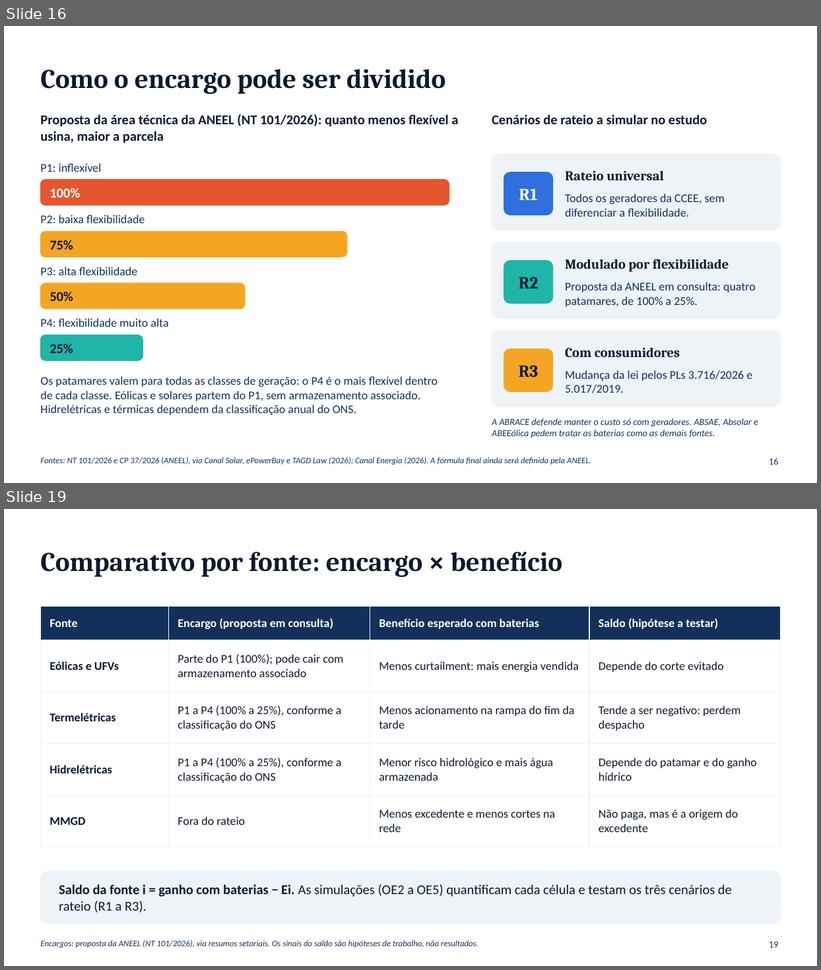
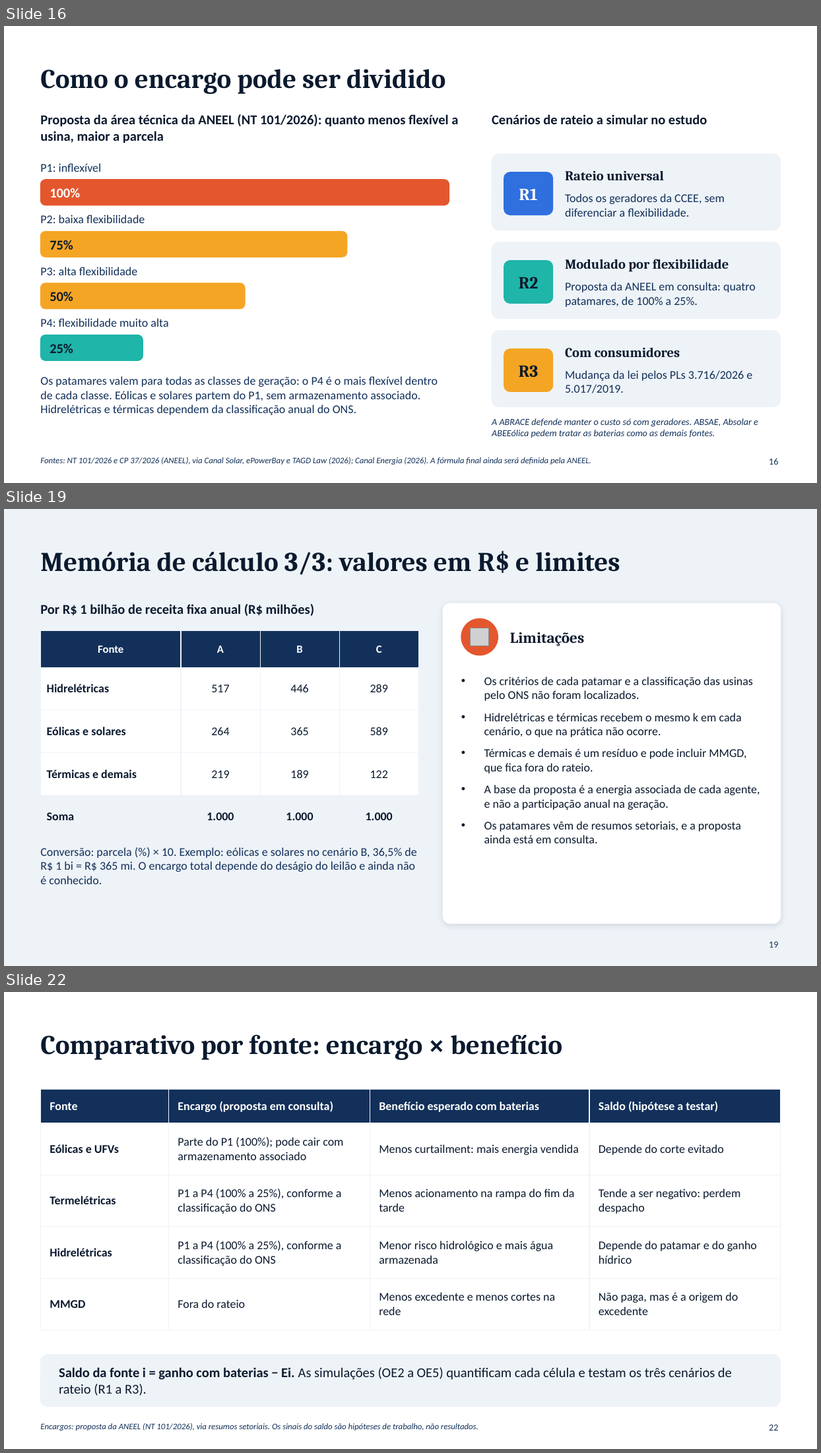
Before and after one commit to RonaldoSouza74/Instituto-de-Economia, a slide deck: Baterias_SIN_Economia_Setor_Eletrico_I.pptx. Shown one above the other, each under a label of ours: slides 16 and 19 before the commit, slides 16, 19 and 22 after it; the slides between them are not shown. The pictures are 821x970 and 821x1453 pixels, drawn with LibreOffice and Linux fonts; fonts in the diff are those of the drawing; grey boxes stand for pictures. Boxes give left, top, right and bottom in pixels: in the first picture for what was removed or moved away, otherwise in the second. Text is boxed around its words. In the diff, an @@ line names an element or a change of style, - is before the commit and + after.

```diff
--- a/Baterias_SIN_Economia_Setor_Eletrico_I.pptx
+++ b/Baterias_SIN_Economia_Setor_Eletrico_I.pptx
@@ slide 19 added at [4, 509, 817, 966], background #EEF3F8 @@
@@ title added at [40, 551, 620, 575], 32 pt, text #0B1A2E, bold @@
+Memória de cálculo 3/3: valores em R$ e limites
@@ text added at [40, 604, 314, 616], 16 pt, text #0B1A2E, bold @@
+Por R$ 1 bilhão de receita fixa anual (R$ milhões)
@@ rounded rectangle added at [443, 603, 781, 923], fill #FFFFFF, outline #FFFFFF 1 pt @@
@@ ellipse added at [461, 619, 498, 656], fill #E4572E, outline #E4572E 1 pt @@
@@ table added at [40, 631, 418, 823], 5 rows, 4 columns @@
+Fonte | A | B | C
+Hidrelétricas | 517 | 446 | 289
+Eólicas e solares | 264 | 365 | 589
+Térmicas e demais | 219 | 189 | 122
+Soma | 1.000 | 1.000 | 1.000
@@ picture added at [471, 628, 489, 646] @@
@@ text added at [510, 632, 584, 646], 18 pt, text #0B1A2E, bold @@
+Limitações
@@ text added at [484, 677, 760, 844], 14 pt, text #0B1A2E @@
+• Os critérios de cada patamar e a classificação das usinas pelo ONS não foram localizados.
+• Hidrelétricas e térmicas recebem o mesmo k em cada cenário, o que na prática não ocorre.
+• Térmicas e demais é um resíduo e pode incluir MMGD, que fica fora do rateio.
+• A base da proposta é a energia associada de cada agente, e não a participação anual na geração.
+• Os patamares vêm de resumos setoriais, e a proposta ainda está em consulta.
@@ text added at [40, 848, 416, 885], 14 pt, text #12305A @@
+Conversão: parcela (%) × 10. Exemplo: eólicas e solares no cenário B, 36,5% de R$ 1 bi = R$ 365 mi. O encargo total depende do deságio do leilão e ainda não é conhecido.
@@ page number added at [769, 942, 778, 948], 11 pt, text #12305A @@
+19
@@ what was slide 19 is now slide 22 @@
@@ page number at [769, 1425, 778, 1431]: text changed @@
-19
+22
```
Also in this commit, not shown: 2 slides changed, 2 other slides added.
